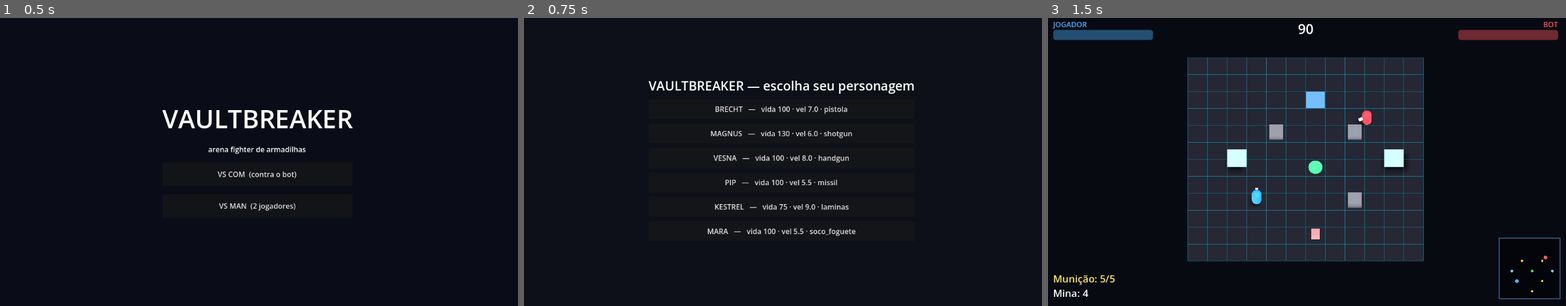
Above: before the commit, frames 1-3 (left to right).
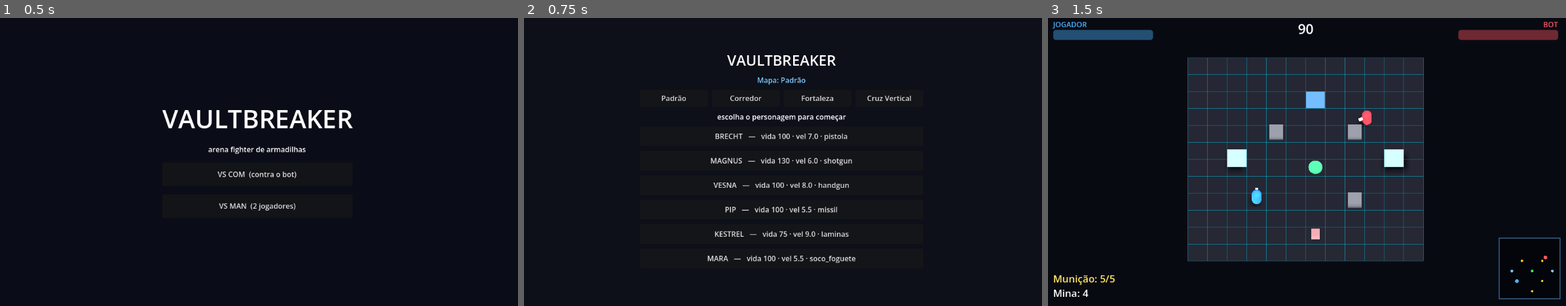
Above: after the commit, the same moments.

Repository: Philipe91/GamePh
Game: Godot game, scene res://scenes/ui/titulo.tscn
Same seed, same stepped clock (60 frames per second), same inputs: the game is played once before the commit and once after it.
Inputs:
- Up to frame 1 (0.5 s): no input
- Up to frame 2 (0.75 s): click "VS COM (contra o bot)" at 0.5 s
- Up to frame 3 (1.5 s): click "BRECHT — vida 100 · vel 7.0 ·…" at 1.25 s

Frame 1 is identical in both runs. In frame 2, 4.2% of the frame differs, in the area x 24-76%, y 12-86%; in frame 3, nothing differs.

Commit message:
Selecao de mapa na tela de selecao: escolhe arena (incl. Cruz Vertical) + personagem
- selecao.gd: linha de botoes de mapa (Padrao/Corredor/Fortaleza/Cruz Vertical) que
  setam GameManager.mapa; o personagem escolhido inicia no mapa selecionado
- loop completo: Titulo (modo) -> Selecao (mapa + personagem) -> Arena; a arena vertical
  agora e jogavel pelos menus normais
- teste headless segue 108/108

Co-Authored-By: Claude Opus 4.8 (1M context) <noreply@anthropic.com>
Claude-Session: https://claude.ai/code/session_017sHpnVfEfAT8FgcHs6ZGHw

Diff:
--- a/scenes/ui/selecao.gd
+++ b/scenes/ui/selecao.gd
@@ -7,6 +7,16 @@
 
 const ROSTER: Array[String] = ["brecht", "magnus", "vesna", "pip", "kestrel", "mara"]
 const ARENA := "res://scenes/arena/arena.tscn"
+## Mapas disponíveis (nome + caminho do .tres).
+const MAPAS: Array = [
+	{"nome": "Padrão", "path": "res://resources/mapas/padrao.tres"},
+	{"nome": "Corredor", "path": "res://resources/mapas/corredor.tres"},
+	{"nome": "Fortaleza", "path": "res://resources/mapas/fortaleza.tres"},
+	{"nome": "Cruz Vertical", "path": "res://resources/mapas/vertical.tres"},
+]
+
+var _mapa_path: String = "res://resources/mapas/padrao.tres"
+var _mapa_label: Label = null
 
 
 func _ready() -> void:
@@ -47,10 +57,33 @@
 	centro.add_child(caixa)
 
 	var titulo := Label.new()
-	titulo.text = "VAULTBREAKER — escolha seu personagem"
-	titulo.add_theme_font_size_override("font_size", 28)
+	titulo.text = "VAULTBREAKER"
+	titulo.add_theme_font_size_override("font_size", 32)
 	titulo.horizontal_alignment = HORIZONTAL_ALIGNMENT_CENTER
 	caixa.add_child(titulo)
+
+	# Linha de seleção de mapa.
+	_mapa_label = Label.new()
+	_mapa_label.text = "Mapa: Padrão"
+	_mapa_label.add_theme_color_override("font_color", Color(0.5, 0.8, 1))
+	_mapa_label.horizontal_alignment = HORIZONTAL_ALIGNMENT_CENTER
+	caixa.add_child(_mapa_label)
+
+	var linha_mapas := HBoxContainer.new()
+	linha_mapas.alignment = BoxContainer.ALIGNMENT_CENTER
+	linha_mapas.add_theme_constant_override("separation", 8)
+	caixa.add_child(linha_mapas)
+	for m in MAPAS:
+		var mb := Button.new()
+		mb.text = m["nome"]
+		mb.custom_minimum_size = Vector2(150, 38)
+		mb.pressed.connect(_escolher_mapa.bind(String(m["path"]), String(m["nome"])))
+		linha_mapas.add_child(mb)
+
+	var sub := Label.new()
+	sub.text = "escolha o personagem para começar"
+	sub.horizontal_alignment = HORIZONTAL_ALIGNMENT_CENTER
+	caixa.add_child(sub)
 
 	for nome in ROSTER:
 		var st: Resource = load("res://resources/personagens/%s.tres" % nome)
@@ -61,10 +94,16 @@
 		caixa.add_child(b)
 
 
+func _escolher_mapa(path: String, nome: String) -> void:
+	_mapa_path = path
+	_mapa_label.text = "Mapa: " + nome
+
+
 func _escolher(nome: String) -> void:
 	GameManager.personagem_jogador = "res://resources/personagens/%s.tres" % nome
 	var i := ROSTER.find(nome)
 	GameManager.personagem_bot = "res://resources/personagens/%s.tres" % ROSTER[(i + 1) % ROSTER.size()]
+	GameManager.mapa = _mapa_path
 	_ir_pra_arena()
 
 
